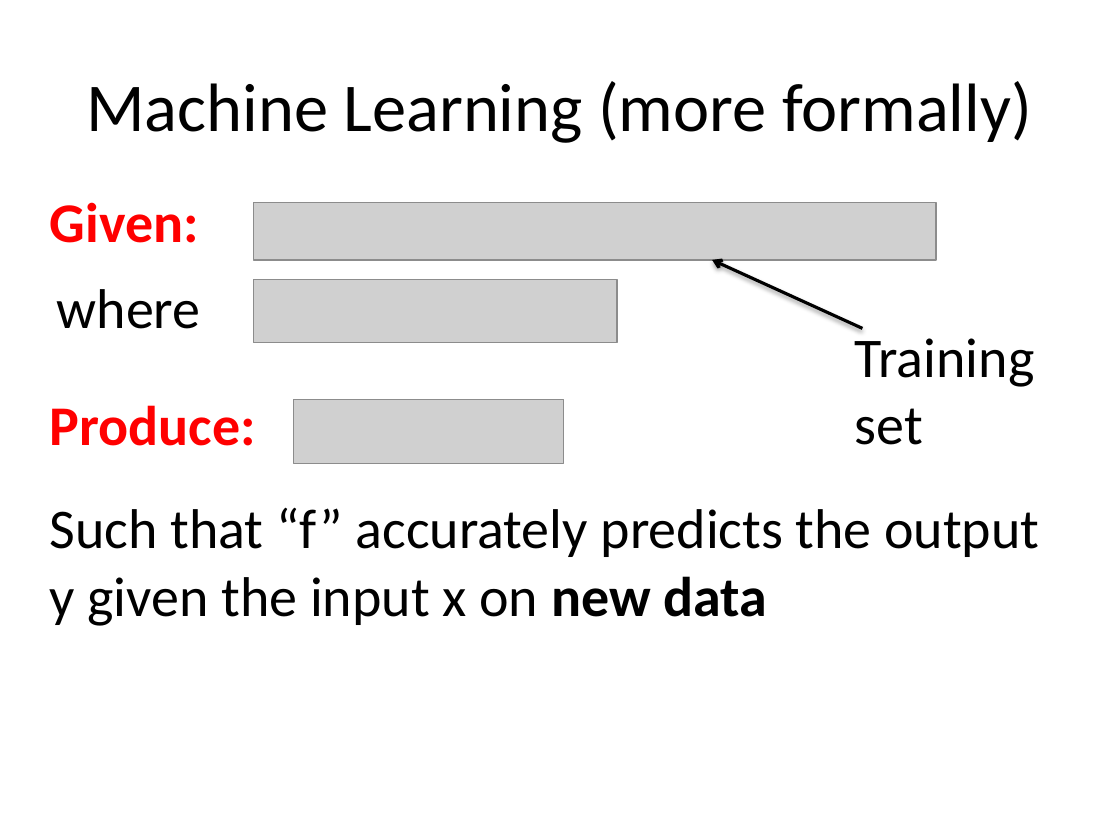
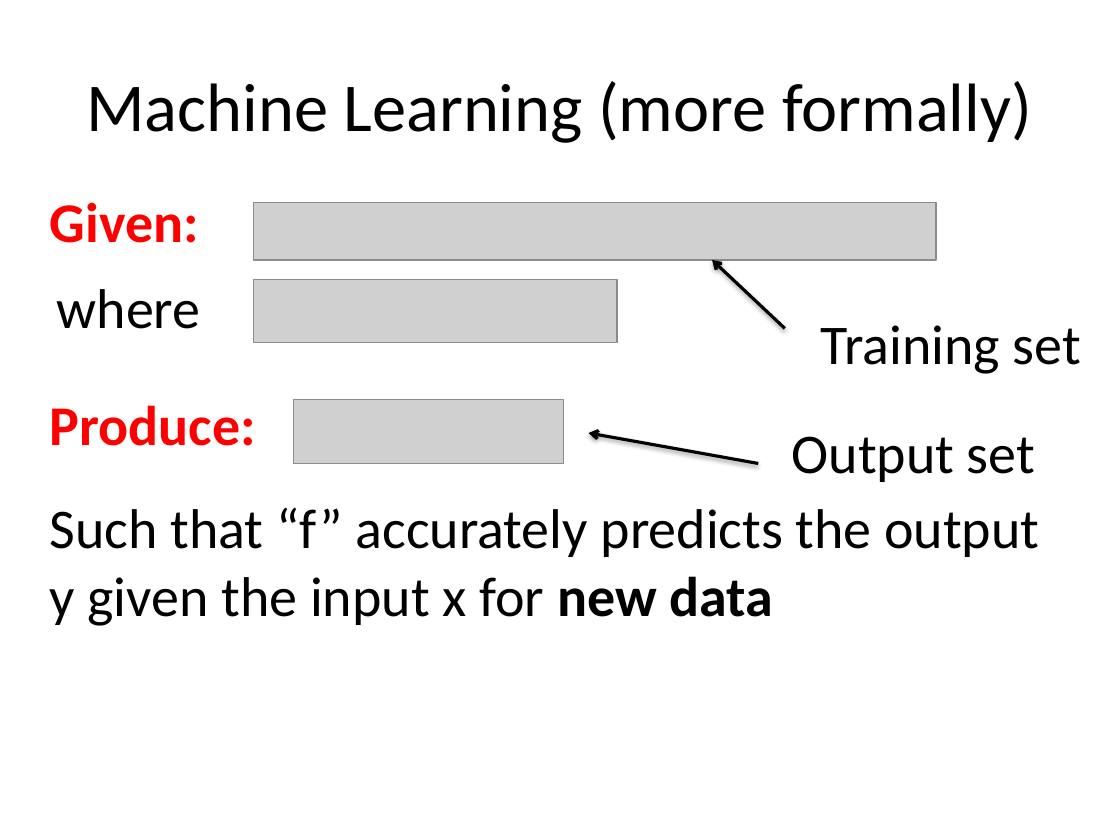
Before and after one commit to paulruvolo/DataScienceMaterials, a slide deck: slide 13 of machine_learning_lecture_1/slides_ml_01.pptx. Drawn at 1120x840 pixels with LibreOffice and Linux fonts; fonts in the diff are those of the drawing; grey boxes stand for pictures. Boxes give left, top, right and bottom in pixels: in the first picture for what was removed or moved away, otherwise in the second. Text is boxed around its words. In the diff, an @@ line names an element or a change of style, - is before the commit and + after.

```diff
--- a/machine_learning_lecture_1/slides_ml_01.pptx
+++ b/machine_learning_lecture_1/slides_ml_01.pptx
@@ arrow moved from (862, 328) - (712, 260) to (785, 328) - (712, 260) @@
@@ text "Training set" rewrapped from [855, 330, 1035, 445] to [820, 325, 1081, 374] @@
@@ arrow added from (758, 464) to (589, 433), #000000 2 pt @@
@@ text added at [792, 436, 1035, 482], 36 pt, text #000000 @@
+Output set
@@ text at [50, 507, 1039, 626]: text changed @@
-Such that “f” accurately predicts the output y given the input x on new data
+Such that “f” accurately predicts the output y given the input x for new data
```
Also in this commit, not shown: 6 other slides changed, 3 slides added, 1 slide removed.
